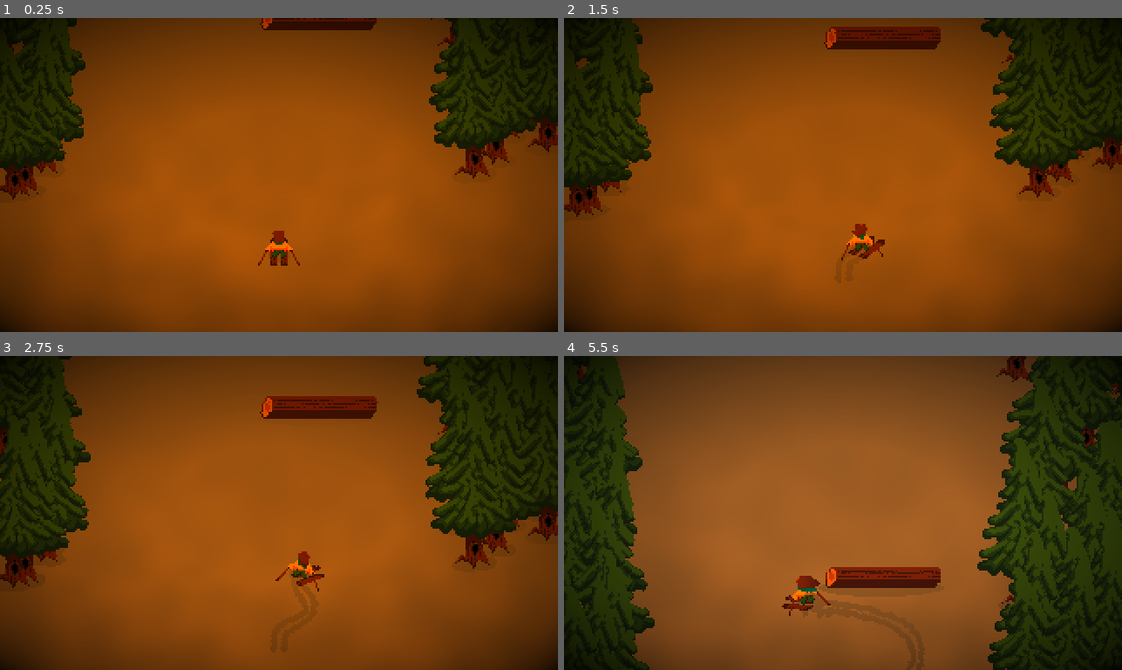
Above: before the commit, frames 1-4 (two rows, left to right).
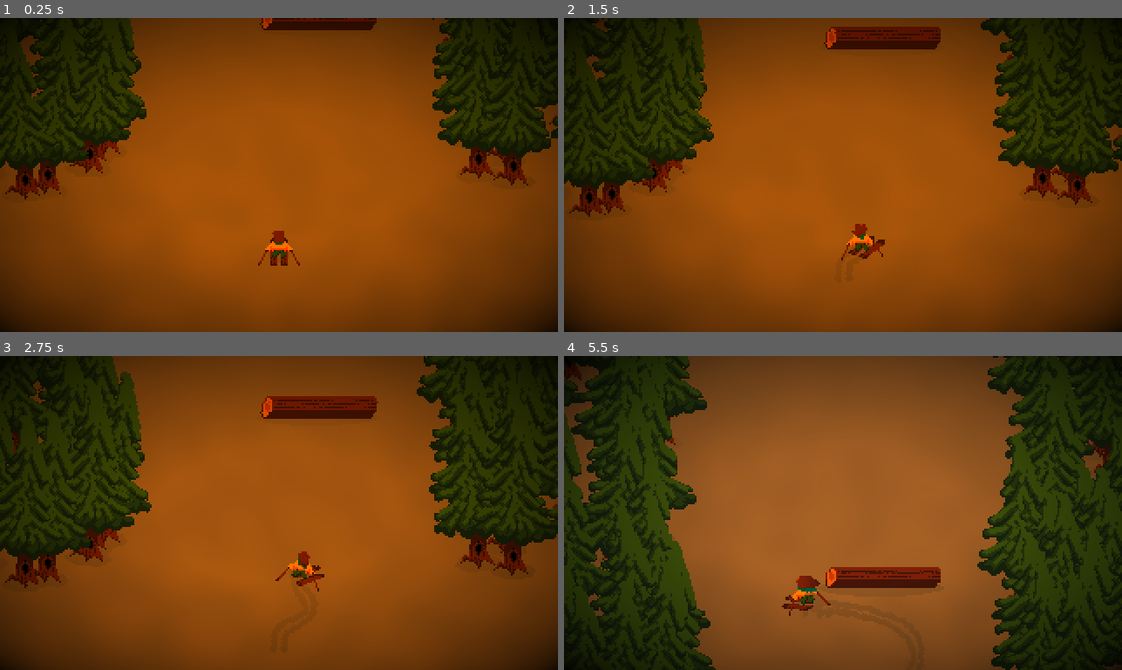
Above: after the commit, the same moments.

Repository: nemene21/Skiing-Game
Game: Godot game, scene res://scenes/game/game.tscn
Same seed, same stepped clock (60 frames per second), same inputs: the game is played once before the commit and once after it.
Inputs:
- Up to frame 1 (0.25 s): no input
- Up to frame 2 (1.5 s): hold D (right) 0.53-1.28 s; hold A (left) from 1.28 s (still down)
- Up to frame 3 (2.75 s): release A (left) at 2.03 s; hold D (right) from 2.03 s (still down)
- Up to frame 4 (5.5 s): release D (right) at 2.78 s; hold W (up) 2.78-3.53 s; hold A (left) from 3.53 s (still down)

The runs differ from the first frame. In frame 1, 8.8% of the frame differs, in the area x 0-100%, y 0-58%; in frame 2, 9.5%; in frame 3, 12%; in frame 4, 17%, in the area x 0-100%, y 0-100%.

Commit message:
semi good death animation

Diff:
--- a/scenes/game/Generator.gd
+++ b/scenes/game/Generator.gd
@@ -2,7 +2,7 @@
 
 @export var amplitude := 128.0
 @export var frequency := .05
-@export var track_width := 180.0
+@export var track_width := 200.0
 
 @onready var scene := get_parent()
 @onready var noise := FastNoiseLite.new()
@@ -34,10 +34,10 @@
 
 		var chunk = Node2D.new()
 		chunk.global_position = Vector2(160, -pos)
-		generate_tree_patch(chunk, 96, length / points, Vector2(
+		generate_tree_patch(chunk, 200, length / points, Vector2(
 			-track_width, 0
 		))
-		generate_tree_patch(chunk, 160, length / points, Vector2(
+		generate_tree_patch(chunk, 200, length / points, Vector2(
 			track_width, 0
 		))
 		chunk.y_sort_enabled = true
@@ -48,7 +48,7 @@
 @onready var tree_scene := preload("res://scenes/game/obstacles/tree/tree.tscn")
 
 func generate_tree_patch(node: Node, width: float, height: float, offset: Vector2 = Vector2.ZERO) -> void:
-	for i in (width * height) / 512:
+	for i in (width * height) / 700:
 		var tree = tree_scene.instantiate()
 		node.add_child(tree)
 
--- a/scenes/game/game.gd
+++ b/scenes/game/game.gd
@@ -8,16 +8,20 @@
 
 func _ready() -> void:
 	VfxManager.set_target(self)
+	PostProcessing.animator.play("RESET")
 
 # Called every frame. 'delta' is the elapsed time since the previous frame.
 func _process(delta: float) -> void:
 	if Utils.player == null:
 		return
 
-	snow_gradient.material.set_shader_parameter("offset", camera.global_position / Utils.res)
+	snow_gradient.material.set_shader_parameter("offset", (camera.global_position / Utils.res) * .5)
 
 	camera.global_position.y = Utils.dlerp(
 		camera.global_position.y,
 		player.global_position.y - 150,
 		Utils.player.velocitycomp.vel.length() * 0.04
 	)
+
+func post_processing_death_anim() -> void:
+	PostProcessing.animator.play("death")
--- a/scenes/game/game.tscn
+++ b/scenes/game/game.tscn
@@ -11,8 +11,8 @@
 fractal_type = 0
 
 [sub_resource type="NoiseTexture2D" id="NoiseTexture2D_4qfua"]
-width = 640
-height = 360
+width = 1280
+height = 720
 seamless = true
 noise = SubResource("FastNoiseLite_csrqd")
 
@@ -68,9 +68,62 @@
 
 [sub_resource type="Animation" id="Animation_lg1iw"]
 resource_name = "death"
+length = 3.0
+tracks/0/type = "value"
+tracks/0/imported = false
+tracks/0/enabled = true
+tracks/0/path = NodePath("Camera2D:offset")
+tracks/0/interp = 1
+tracks/0/loop_wrap = true
+tracks/0/keys = {
+"times": PackedFloat32Array(0, 3),
+"transitions": PackedFloat32Array(-4.43828, -4.43828),
+"update": 0,
+"values": [Vector2(160, 90), Vector2(160, 120)]
+}
+tracks/1/type = "value"
+tracks/1/imported = false
+tracks/1/enabled = true
+tracks/1/path = NodePath("Camera2D:zoom")
+tracks/1/interp = 1
+tracks/1/loop_wrap = true
+tracks/1/keys = {
+"times": PackedFloat32Array(0, 3),
+"transitions": PackedFloat32Array(-4.43828, -4.43828),
+"update": 0,
+"values": [Vector2(1, 1), Vector2(0.75, 0.75)]
+}
+
+[sub_resource type="Animation" id="Animation_wgog3"]
+length = 0.001
+tracks/0/type = "value"
+tracks/0/imported = false
+tracks/0/enabled = true
+tracks/0/path = NodePath("Camera2D:offset")
+tracks/0/interp = 1
+tracks/0/loop_wrap = true
+tracks/0/keys = {
+"times": PackedFloat32Array(0),
+"transitions": PackedFloat32Array(1),
+"update": 0,
+"values": [Vector2(160, 90)]
+}
+tracks/1/type = "value"
+tracks/1/imported = false
+tracks/1/enabled = true
+tracks/1/path = NodePath("Camera2D:zoom")
+tracks/1/interp = 1
+tracks/1/loop_wrap = true
+tracks/1/keys = {
+"times": PackedFloat32Array(0),
+"transitions": PackedFloat32Array(1),
+"update": 0,
+"values": [Vector2(1, 1)]
+}
 
 [sub_resource type="AnimationLibrary" id="AnimationLibrary_h4hqh"]
 _data = {
+"RESET": SubResource("Animation_wgog3"),
 "death": SubResource("Animation_lg1iw")
 }
 
@@ -90,8 +143,10 @@
 anchors_preset = 15
 anchor_right = 1.0
 anchor_bottom = 1.0
-offset_right = 320.0
-offset_bottom = 180.0
+offset_left = -160.0
+offset_top = -90.0
+offset_right = 480.0
+offset_bottom = 270.0
 grow_horizontal = 2
 grow_vertical = 2
 size_flags_horizontal = 4
--- /dev/null
+++ b/scenes/game/post_processing/post_processing.gd
@@ -0,0 +1,4 @@
+extends CanvasLayer
+
+@onready var rect := $PostProcessingRect
+@onready var animator := $AnimationPlayer
--- a/scenes/game/post_processing/post_processing.tscn
+++ b/scenes/game/post_processing/post_processing.tscn
@@ -1,5 +1,6 @@
-[gd_scene load_steps=3 format=3 uid="uid://yjiu13hnt5bl"]
+[gd_scene load_steps=7 format=3 uid="uid://yjiu13hnt5bl"]
 
+[ext_resource type="Script" path="res://scenes/game/post_processing/post_processing.gd" id="1_0bvdk"]
 [ext_resource type="Shader" path="res://scenes/game/post_processing/post_processing.gdshader" id="1_gvbki"]
 
 [sub_resource type="ShaderMaterial" id="ShaderMaterial_dm6yp"]
@@ -10,7 +11,93 @@
 shader_parameter/vignette_exponent = 0.55
 shader_parameter/vignette_color = null
 
+[sub_resource type="Animation" id="Animation_4ljeq"]
+resource_name = "death"
+length = 5.0
+tracks/0/type = "value"
+tracks/0/imported = false
+tracks/0/enabled = true
+tracks/0/path = NodePath("PostProcessingRect:material:shader_parameter/saturation")
+tracks/0/interp = 1
+tracks/0/loop_wrap = true
+tracks/0/keys = {
+"times": PackedFloat32Array(0, 2),
+"transitions": PackedFloat32Array(-2, -2),
+"update": 0,
+"values": [1.2, 0.0]
+}
+tracks/1/type = "value"
+tracks/1/imported = false
+tracks/1/enabled = true
+tracks/1/path = NodePath("PostProcessingRect:material:shader_parameter/brightness")
+tracks/1/interp = 1
+tracks/1/loop_wrap = true
+tracks/1/keys = {
+"times": PackedFloat32Array(4.7, 5),
+"transitions": PackedFloat32Array(-2, -2),
+"update": 0,
+"values": [1.0, 0.0]
+}
+tracks/2/type = "value"
+tracks/2/imported = false
+tracks/2/enabled = true
+tracks/2/path = NodePath("PostProcessingRect:material:shader_parameter/vignette_size")
+tracks/2/interp = 1
+tracks/2/loop_wrap = true
+tracks/2/keys = {
+"times": PackedFloat32Array(4.7, 5),
+"transitions": PackedFloat32Array(-2, -2),
+"update": 0,
+"values": [-0.215, 0.5]
+}
+
+[sub_resource type="Animation" id="Animation_mx5rr"]
+length = 0.001
+tracks/0/type = "value"
+tracks/0/imported = false
+tracks/0/enabled = true
+tracks/0/path = NodePath("PostProcessingRect:material:shader_parameter/saturation")
+tracks/0/interp = 1
+tracks/0/loop_wrap = true
+tracks/0/keys = {
+"times": PackedFloat32Array(0),
+"transitions": PackedFloat32Array(1),
+"update": 0,
+"values": [1.2]
+}
+tracks/1/type = "value"
+tracks/1/imported = false
+tracks/1/enabled = true
+tracks/1/path = NodePath("PostProcessingRect:material:shader_parameter/brightness")
+tracks/1/interp = 1
+tracks/1/loop_wrap = true
+tracks/1/keys = {
+"times": PackedFloat32Array(0),
+"transitions": PackedFloat32Array(1),
+"update": 0,
+"values": [1.0]
+}
+tracks/2/type = "value"
+tracks/2/imported = false
+tracks/2/enabled = true
+tracks/2/path = NodePath("PostProcessingRect:material:shader_parameter/vignette_size")
+tracks/2/interp = 1
+tracks/2/loop_wrap = true
+tracks/2/keys = {
+"times": PackedFloat32Array(0),
+"transitions": PackedFloat32Array(1),
+"update": 0,
+"values": [-0.215]
+}
+
+[sub_resource type="AnimationLibrary" id="AnimationLibrary_g8ug8"]
+_data = {
+"RESET": SubResource("Animation_mx5rr"),
+"death": SubResource("Animation_4ljeq")
+}
+
 [node name="PostProcessing" type="CanvasLayer"]
+script = ExtResource("1_0bvdk")
 
 [node name="PostProcessingRect" type="ColorRect" parent="."]
 material = SubResource("ShaderMaterial_dm6yp")
@@ -19,3 +106,8 @@
 anchor_bottom = 1.0
 grow_horizontal = 2
 grow_vertical = 2
+
+[node name="AnimationPlayer" type="AnimationPlayer" parent="."]
+libraries = {
+"": SubResource("AnimationLibrary_g8ug8")
+}
--- a/scenes/player/player.gd
+++ b/scenes/player/player.gd
@@ -219,5 +219,5 @@
 	VfxManager.play_vfx("puddle", global_position, 0, Vector2(1, 1), -1)
 
 	get_parent().death_animator.play("death")
-
+	get_parent().post_processing_death_anim()
 #endregion
Not shown: 1 places in scenes/game/game.tscn that only renumber resources
